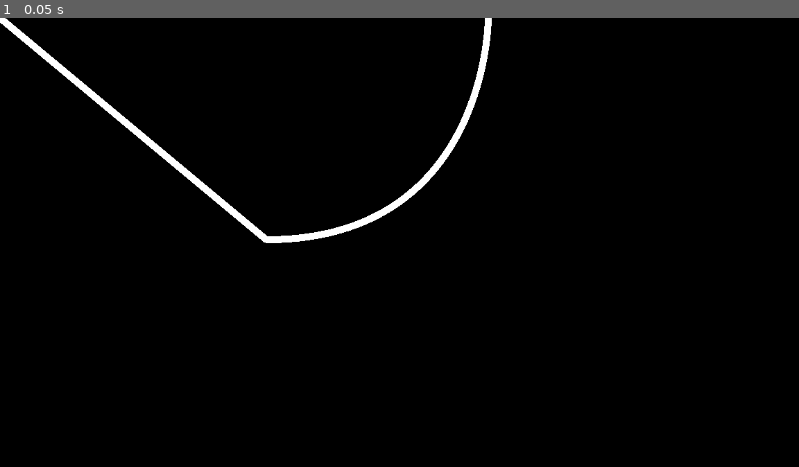
Above: before the commit, frame 1.
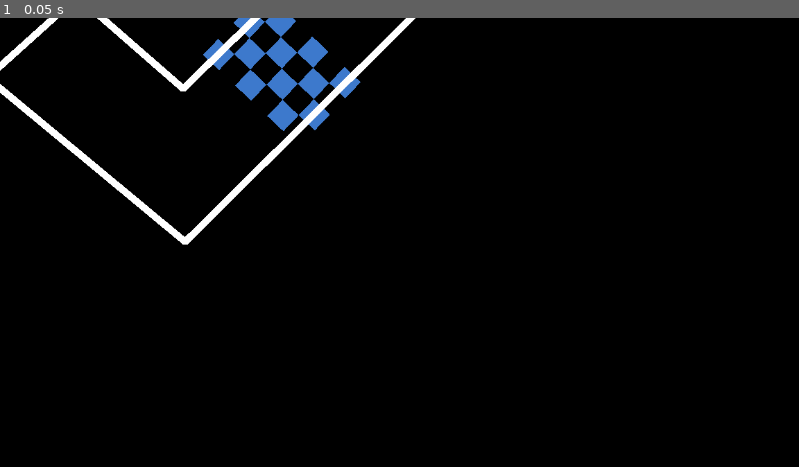
Above: after the commit, the same moment.

Repository: ChrisCee2/20gc4indy500
Game: Godot game, scene res://tracks/track_3.tscn
The game is run twice, just before and just after one commit, with the same random seed, the same clock (stepped at 60 frames per second) and the same inputs. This scene is started directly instead of the project's main scene. Sound files missing from this copy of the repository are replaced by a short silence.
Inputs:
- Up to frame 1 (0.05 s): no input

The runs differ from the first frame. In frame 1, 4.7% of the frame differs, in the area x 0-62%, y 0-51%.

Commit message:
GC4-10

Diff:
--- /dev/null
+++ b/collision_toggler.gd
@@ -0,0 +1,13 @@
+class_name CollisionToggler extends Area2D
+
+
+@export var mask: int = 1
+
+
+func _ready() -> void:
+	body_entered.connect(_on_enter)
+
+
+func _on_enter(body: Node2D) -> void:
+	if body is Player:
+		body.collision_mask = mask
--- /dev/null
+++ b/collision_toggler.tscn
@@ -0,0 +1,6 @@
+[gd_scene load_steps=2 format=3 uid="uid://ddit5m5t7myfo"]
+
+[ext_resource type="Script" uid="uid://dgfjwyjgcv743" path="res://collision_toggler.gd" id="1_jrq11"]
+
+[node name="CollisionToggler" type="Area2D"]
+script = ExtResource("1_jrq11")
--- a/tracks/track.gd
+++ b/tracks/track.gd
@@ -2,12 +2,14 @@
 
 @export var spawn: Node2D
 @export var spawn_offset: float = 64 # From top downwards
+@export var spawn_angle: float = 90 # Degrees
 
 
 func spawn_players(players: Node) -> void:
 	if players:
 		var current_spawn_offset: float = spawn_offset
+		var offset_direction: Vector2 = Vector2.RIGHT.rotated(deg_to_rad(spawn_angle))
 		for player in players.get_children():
-			player.global_position = spawn.global_position + (current_spawn_offset * Vector2.DOWN)
-			player.global_rotation = spawn.global_rotation
+			player.global_position = spawn.global_position + (current_spawn_offset * offset_direction)
+			player.global_rotation = -deg_to_rad(spawn_angle)
 			current_spawn_offset += spawn_offset
--- a/tracks/track_3.tscn
+++ b/tracks/track_3.tscn
@@ -1,38 +1,98 @@
-[gd_scene load_steps=11 format=3 uid="uid://bfqjnq2gn1pyo"]
+[gd_scene load_steps=24 format=3 uid="uid://bfqjnq2gn1pyo"]
 
 [ext_resource type="Script" uid="uid://18co37d0fg7c" path="res://tracks/track.gd" id="1_2uduf"]
 [ext_resource type="PackedScene" uid="uid://dvx6q6jrrb2hb" path="res://border.tscn" id="2_tsanx"]
 [ext_resource type="PackedScene" uid="uid://d1f7dwnnhrutk" path="res://finish_line.tscn" id="3_6lu36"]
 [ext_resource type="Texture2D" uid="uid://dp6n84sdikk8y" path="res://assets/finish_line_checker.png" id="4_l2gc0"]
 [ext_resource type="PackedScene" uid="uid://d3qag8r5tmx4d" path="res://start_line.tscn" id="5_5tug4"]
-
-[sub_resource type="Curve2D" id="Curve2D_jhe20"]
-_data = {
-"points": PackedVector2Array(0, 0, 320, 0, 384, -320, 0, 0, 0, 0, 704, 0, 320, 0, 0, 0, 384, 320)
-}
-point_count = 3
-
-[sub_resource type="Curve2D" id="Curve2D_2uduf"]
-_data = {
-"points": PackedVector2Array(320, 0, 0, 0, 384, 320, 0, 0, -320, 0, -384, -320)
-}
-point_count = 2
+[ext_resource type="PackedScene" uid="uid://ddit5m5t7myfo" path="res://collision_toggler.tscn" id="6_tsanx"]
 
 [sub_resource type="Curve2D" id="Curve2D_tsanx"]
 _data = {
-"points": PackedVector2Array(0, 0, 320, 0, 384, -320, 0, 0, 0, 0, 704, 0, 320, 0, 0, 0, 384, 320, 0, 0, 0, 0, 0, 0, 0, 0, -320, 0, -384, -320, 0, 0, 0, 0, -704, 0, -320, 0, 0, 0, -384, 320, 0, 0, 0, 0, 384, -320)
-}
-point_count = 8
+"points": PackedVector2Array(0, 0, 0, 0, 88, -254, 0, 0, 0, 0, 232, -403, 0, 0, 0, 0, 635, -42, 0, 0, 0, 0, 267, 323, 0, 0, 0, 0, -241, -99)
+}
+point_count = 5
+
+[sub_resource type="Curve2D" id="Curve2D_l2gc0"]
+_data = {
+"points": PackedVector2Array(0, 0, 0, 0, 219, -134, 0, 0, 0, 0, 260, -169, 0, 0, 0, 0, 414, -44, 0, 0, 0, 0, 264, 102, 0, 0, 0, 0, -131, -243)
+}
+point_count = 5
+
+[sub_resource type="Curve2D" id="Curve2D_5tug4"]
+_data = {
+"points": PackedVector2Array(0, 0, 0, 0, -131, -243, 0, 0, 0, 0, -330, -417, 0, 0, 0, 0, -715, -1, 0, 0, 0, 0, -310, 332, 0, 0, 0, 0, -18, 86)
+}
+point_count = 5
+
+[sub_resource type="Curve2D" id="Curve2D_a6y52"]
+_data = {
+"points": PackedVector2Array(0, 0, 0, 0, -241, -99, 0, 0, 0, 0, -320, -159, 0, 0, 0, 0, -486, -11, 0, 0, 0, 0, -322, 123, 0, 0, 0, 0, -152, -25)
+}
+point_count = 5
+
+[sub_resource type="Curve2D" id="Curve2D_2fmj2"]
+_data = {
+"points": PackedVector2Array(0, 0, 0, 0, -152, -25, 0, 0, 0, 0, -22, -148)
+}
+point_count = 2
+
+[sub_resource type="Curve2D" id="Curve2D_nsedx"]
+_data = {
+"points": PackedVector2Array(0, 0, 0, 0, -22, -148, 0, 0, 0, 0, 88, -254)
+}
+point_count = 2
+
+[sub_resource type="Curve2D" id="Curve2D_ckjgs"]
+_data = {
+"points": PackedVector2Array(0, 0, 0, 0, -18, 86, 0, 0, 0, 0, 112, -31)
+}
+point_count = 2
+
+[sub_resource type="Curve2D" id="Curve2D_18awt"]
+_data = {
+"points": PackedVector2Array(0, 0, 0, 0, 112, -31, 0, 0, 0, 0, 219, -134)
+}
+point_count = 2
 
 [sub_resource type="RectangleShape2D" id="RectangleShape2D_jhe20"]
 size = Vector2(128, 192)
 
 [sub_resource type="RectangleShape2D" id="RectangleShape2D_cejyx"]
 size = Vector2(128, 192)
+
+[sub_resource type="SegmentShape2D" id="SegmentShape2D_tsanx"]
+a = Vector2(-19, -170)
+b = Vector2(-183, -20)
+
+[sub_resource type="SegmentShape2D" id="SegmentShape2D_6lu36"]
+a = Vector2(-96, -243)
+b = Vector2(-251, -76)
+
+[sub_resource type="SegmentShape2D" id="SegmentShape2D_l2gc0"]
+a = Vector2(-237, 27)
+b = Vector2(-64, 166)
+
+[sub_resource type="SegmentShape2D" id="SegmentShape2D_5tug4"]
+a = Vector2(-467, 275)
+b = Vector2(-360, 57)
+
+[sub_resource type="SegmentShape2D" id="SegmentShape2D_a6y52"]
+a = Vector2(-13, -169)
+b = Vector2(135, -37)
+
+[sub_resource type="SegmentShape2D" id="SegmentShape2D_2fmj2"]
+a = Vector2(57, -241)
+b = Vector2(205, -101)
+
+[sub_resource type="SegmentShape2D" id="SegmentShape2D_nsedx"]
+a = Vector2(138, -21)
+b = Vector2(-5, 109)
 
 [node name="Track3" type="Node" node_paths=PackedStringArray("spawn")]
 script = ExtResource("1_2uduf")
 spawn = NodePath("Spawn")
+spawn_angle = 40.0
 
 [node name="ColorRect" type="ColorRect" parent="."]
 z_index = -1000
@@ -49,8 +109,11 @@
 grow_vertical = 2
 color = Color(0, 0, 0, 1)
 
+[node name="Spawn" type="Node2D" parent="."]
+position = Vector2(411.825, -44.345)
+
 [node name="Right1" parent="." node_paths=PackedStringArray("collision_polygon", "path", "line") instance=ExtResource("2_tsanx")]
-visible = false
+collision_layer = 5
 collision_polygon = NodePath("CollisionPolygon2D")
 path = NodePath("Path2D")
 line = NodePath("Line2D")
@@ -59,42 +122,111 @@
 build_mode = 1
 
 [node name="Path2D" type="Path2D" parent="Right1"]
-curve = SubResource("Curve2D_jhe20")
+curve = SubResource("Curve2D_tsanx")
 
 [node name="Line2D" type="Line2D" parent="Right1"]
 
-[node name="Middle1" parent="." node_paths=PackedStringArray("collision_polygon", "path", "line") instance=ExtResource("2_tsanx")]
-collision_polygon = NodePath("CollisionPolygon2D")
-path = NodePath("Path2D")
-line = NodePath("Line2D")
-
-[node name="CollisionPolygon2D" type="CollisionPolygon2D" parent="Middle1"]
-build_mode = 1
-
-[node name="Path2D" type="Path2D" parent="Middle1"]
-curve = SubResource("Curve2D_2uduf")
-
-[node name="Line2D" type="Line2D" parent="Middle1"]
-
-[node name="Spawn" type="Node2D" parent="."]
-position = Vector2(128, -320)
-rotation = -1.5708
-
-[node name="OuterBorder3" parent="." node_paths=PackedStringArray("collision_polygon", "path", "line") instance=ExtResource("2_tsanx")]
-collision_polygon = NodePath("CollisionPolygon2D")
-path = NodePath("Path2D")
-line = NodePath("Line2D")
-
-[node name="CollisionPolygon2D" type="CollisionPolygon2D" parent="OuterBorder3"]
-build_mode = 1
-
-[node name="Path2D" type="Path2D" parent="OuterBorder3"]
-curve = SubResource("Curve2D_tsanx")
-
-[node name="Line2D" type="Line2D" parent="OuterBorder3"]
+[node name="Right2" parent="." node_paths=PackedStringArray("collision_polygon", "path", "line") instance=ExtResource("2_tsanx")]
+collision_layer = 5
+collision_polygon = NodePath("CollisionPolygon2D")
+path = NodePath("Path2D")
+line = NodePath("Line2D")
+
+[node name="CollisionPolygon2D" type="CollisionPolygon2D" parent="Right2"]
+build_mode = 1
+
+[node name="Path2D" type="Path2D" parent="Right2"]
+curve = SubResource("Curve2D_l2gc0")
+
+[node name="Line2D" type="Line2D" parent="Right2"]
+
+[node name="Left1" parent="." node_paths=PackedStringArray("collision_polygon", "path", "line") instance=ExtResource("2_tsanx")]
+collision_layer = 6
+collision_polygon = NodePath("CollisionPolygon2D")
+path = NodePath("Path2D")
+line = NodePath("Line2D")
+
+[node name="CollisionPolygon2D" type="CollisionPolygon2D" parent="Left1"]
+build_mode = 1
+
+[node name="Path2D" type="Path2D" parent="Left1"]
+curve = SubResource("Curve2D_5tug4")
+
+[node name="Line2D" type="Line2D" parent="Left1"]
+
+[node name="Left3" parent="." node_paths=PackedStringArray("collision_polygon", "path", "line") instance=ExtResource("2_tsanx")]
+collision_layer = 6
+collision_polygon = NodePath("CollisionPolygon2D")
+path = NodePath("Path2D")
+line = NodePath("Line2D")
+
+[node name="CollisionPolygon2D" type="CollisionPolygon2D" parent="Left3"]
+build_mode = 1
+
+[node name="Path2D" type="Path2D" parent="Left3"]
+curve = SubResource("Curve2D_a6y52")
+
+[node name="Line2D" type="Line2D" parent="Left3"]
+
+[node name="Left4" parent="." node_paths=PackedStringArray("collision_polygon", "path", "line") instance=ExtResource("2_tsanx")]
+collision_layer = 6
+collision_polygon = NodePath("CollisionPolygon2D")
+path = NodePath("Path2D")
+line = NodePath("Line2D")
+
+[node name="CollisionPolygon2D" type="CollisionPolygon2D" parent="Left4"]
+build_mode = 1
+
+[node name="Path2D" type="Path2D" parent="Left4"]
+curve = SubResource("Curve2D_2fmj2")
+
+[node name="Line2D" type="Line2D" parent="Left4"]
+
+[node name="Left6" parent="." node_paths=PackedStringArray("collision_polygon", "path", "line") instance=ExtResource("2_tsanx")]
+collision_layer = 6
+collision_polygon = NodePath("CollisionPolygon2D")
+path = NodePath("Path2D")
+line = NodePath("Line2D")
+
+[node name="CollisionPolygon2D" type="CollisionPolygon2D" parent="Left6"]
+build_mode = 1
+
+[node name="Path2D" type="Path2D" parent="Left6"]
+curve = SubResource("Curve2D_nsedx")
+
+[node name="Line2D" type="Line2D" parent="Left6"]
+
+[node name="Left2" parent="." node_paths=PackedStringArray("collision_polygon", "path", "line") instance=ExtResource("2_tsanx")]
+collision_layer = 6
+collision_polygon = NodePath("CollisionPolygon2D")
+path = NodePath("Path2D")
+line = NodePath("Line2D")
+
+[node name="CollisionPolygon2D" type="CollisionPolygon2D" parent="Left2"]
+build_mode = 1
+
+[node name="Path2D" type="Path2D" parent="Left2"]
+curve = SubResource("Curve2D_ckjgs")
+
+[node name="Line2D" type="Line2D" parent="Left2"]
+
+[node name="Left5" parent="." node_paths=PackedStringArray("collision_polygon", "path", "line") instance=ExtResource("2_tsanx")]
+collision_layer = 6
+collision_polygon = NodePath("CollisionPolygon2D")
+path = NodePath("Path2D")
+line = NodePath("Line2D")
+
+[node name="CollisionPolygon2D" type="CollisionPolygon2D" parent="Left5"]
+build_mode = 1
+
+[node name="Path2D" type="Path2D" parent="Left5"]
+curve = SubResource("Curve2D_18awt")
+
+[node name="Line2D" type="Line2D" parent="Left5"]
 
 [node name="FinishLine" parent="." instance=ExtResource("3_6lu36")]
-position = Vector2(0, -224)
+position = Vector2(406.24, 73.02)
+rotation = 2.33001
 
 [node name="CollisionShape2D" type="CollisionShape2D" parent="FinishLine"]
 shape = SubResource("RectangleShape2D_jhe20")
@@ -109,7 +241,48 @@
 [node name="Node2D" type="Node2D" parent="FinishLine"]
 
 [node name="StartLine" parent="." instance=ExtResource("5_5tug4")]
-position = Vector2(-128, -224)
+position = Vector2(319.82, 166.895)
+rotation = 2.33001
 
 [node name="CollisionShape2D" type="CollisionShape2D" parent="StartLine"]
 shape = SubResource("RectangleShape2D_cejyx")
+
+[node name="CollisionToggler" parent="." instance=ExtResource("6_tsanx")]
+
+[node name="CollisionShape2D" type="CollisionShape2D" parent="CollisionToggler"]
+shape = SubResource("SegmentShape2D_tsanx")
+
+[node name="CollisionToggler2" parent="." instance=ExtResource("6_tsanx")]
+mask = 3
+
+[node name="CollisionShape2D" type="CollisionShape2D" parent="CollisionToggler2"]
+shape = SubResource("SegmentShape2D_6lu36")
+
+[node name="CollisionToggler3" parent="." instance=ExtResource("6_tsanx")]
+mask = 2
+
+[node name="CollisionShape2D" type="CollisionShape2D" parent="CollisionToggler3"]
+shape = SubResource("SegmentShape2D_l2gc0")
+
+[node name="CollisionToggler4" parent="." instance=ExtResource("6_tsanx")]
+mask = 3
+
+[node name="CollisionShape2D" type="CollisionShape2D" parent="CollisionToggler4"]
+shape = SubResource("SegmentShape2D_5tug4")
+
+[node name="CollisionToggler5" parent="." instance=ExtResource("6_tsanx")]
+mask = 2
+
+[node name="CollisionShape2D" type="CollisionShape2D" parent="CollisionToggler5"]
+shape = SubResource("SegmentShape2D_a6y52")
+
+[node name="CollisionToggler6" parent="." instance=ExtResource("6_tsanx")]
+mask = 3
+
+[node name="CollisionShape2D" type="CollisionShape2D" parent="CollisionToggler6"]
+shape = SubResource("SegmentShape2D_2fmj2")
+
+[node name="CollisionToggler7" parent="." instance=ExtResource("6_tsanx")]
+
+[node name="CollisionShape2D" type="CollisionShape2D" parent="CollisionToggler7"]
+shape = SubResource("SegmentShape2D_nsedx")
Not shown, added: collision_toggler.gd.uid
